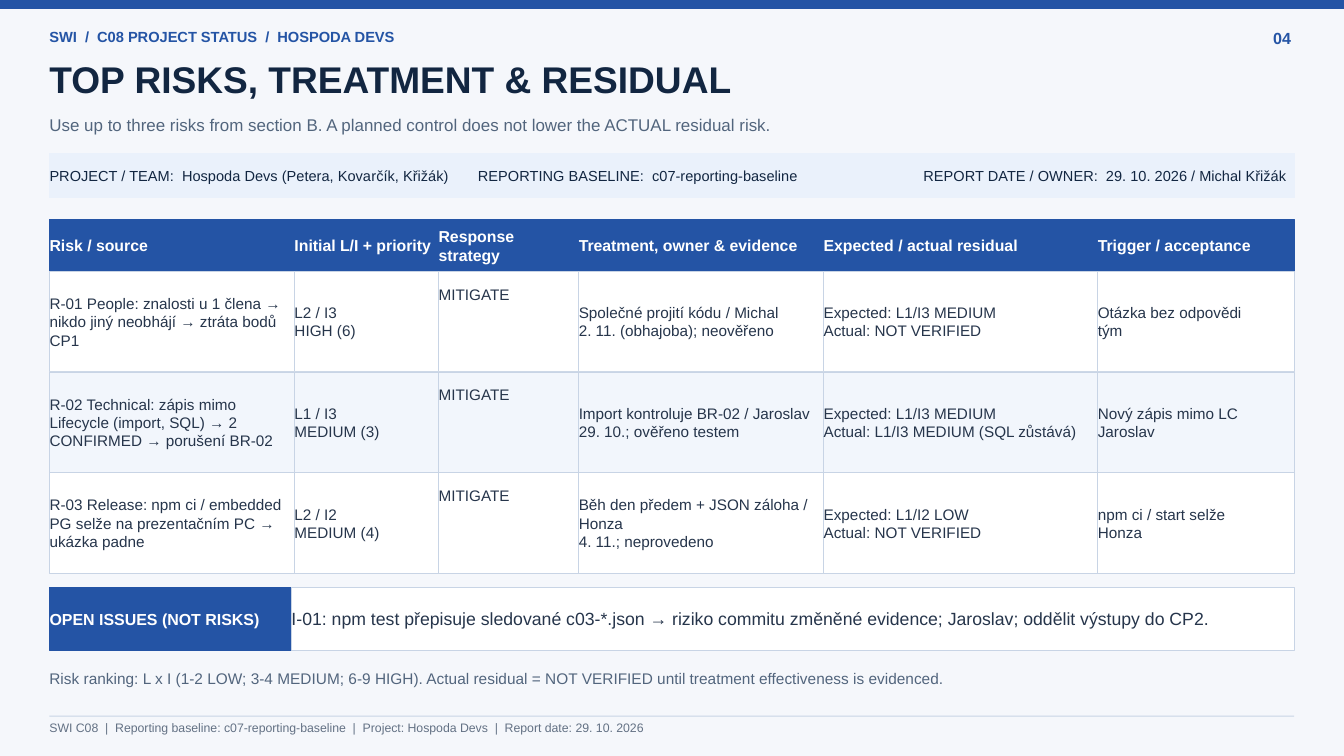
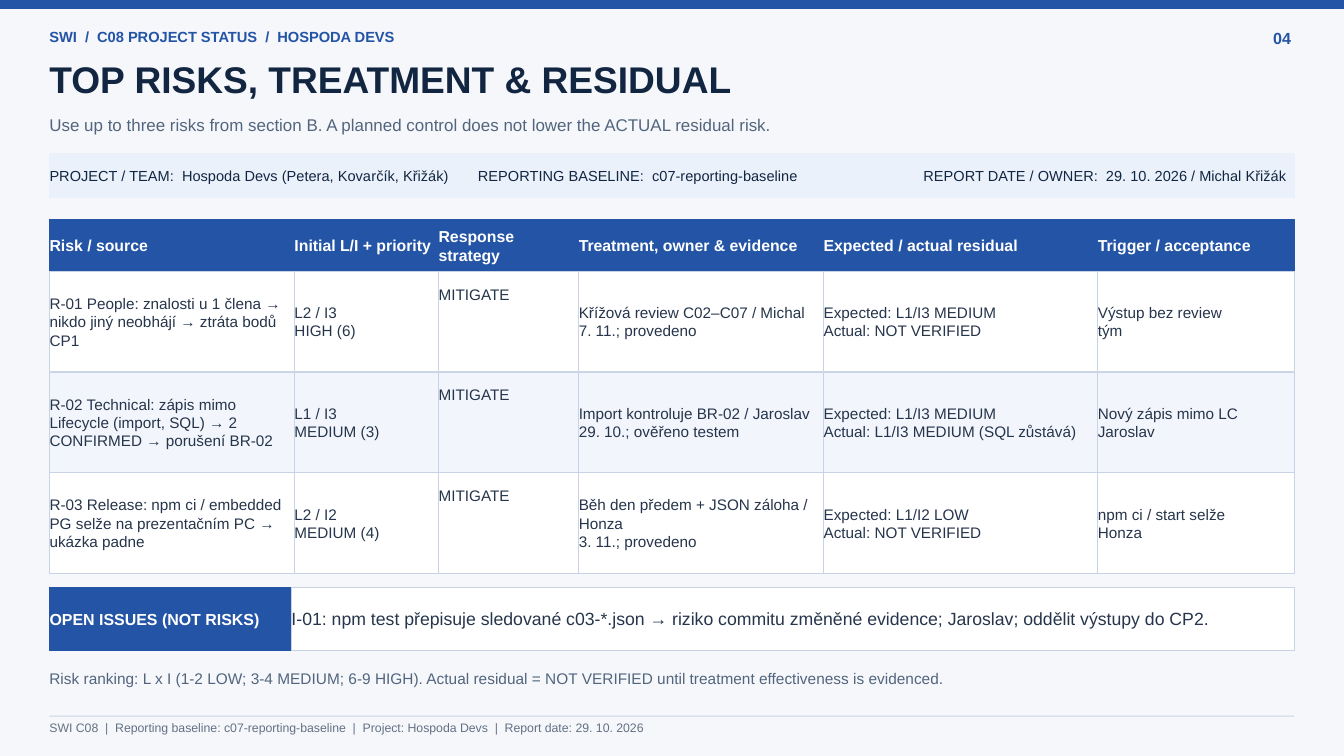
Before and after one commit to jaroslavpetera/swi_project, a slide deck: slide 4 of docs/c08-project-status.pptx. Drawn at 1344x756 pixels with LibreOffice and Linux fonts; fonts in the diff are those of the drawing. Boxes give left, top, right and bottom in pixels: in the first picture for what was removed or moved away, otherwise in the second. Text is boxed around its words. In the diff, an @@ line names an element or a change of style, - is before the commit and + after.

```diff
--- a/docs/c08-project-status.pptx
+++ b/docs/c08-project-status.pptx
@@ text in rectangle at [579,306,804,339]: text changed @@
-Společné projití kódu / Michal
-2. 11. (obhajoba); neověřeno
+Křížová review C02–C07 / Michal
+7. 11.; provedeno
@@ text in rectangle at [1098,306,1222,321]: text changed @@
-Otázka bez odpovědi
+Výstup bez review
@@ text in rectangle at [579,536,696,550]: text changed @@
-4. 11.; neprovedeno
+3. 11.; provedeno
```
Also in this commit, not shown: 5 other slides changed, 7 other files.
